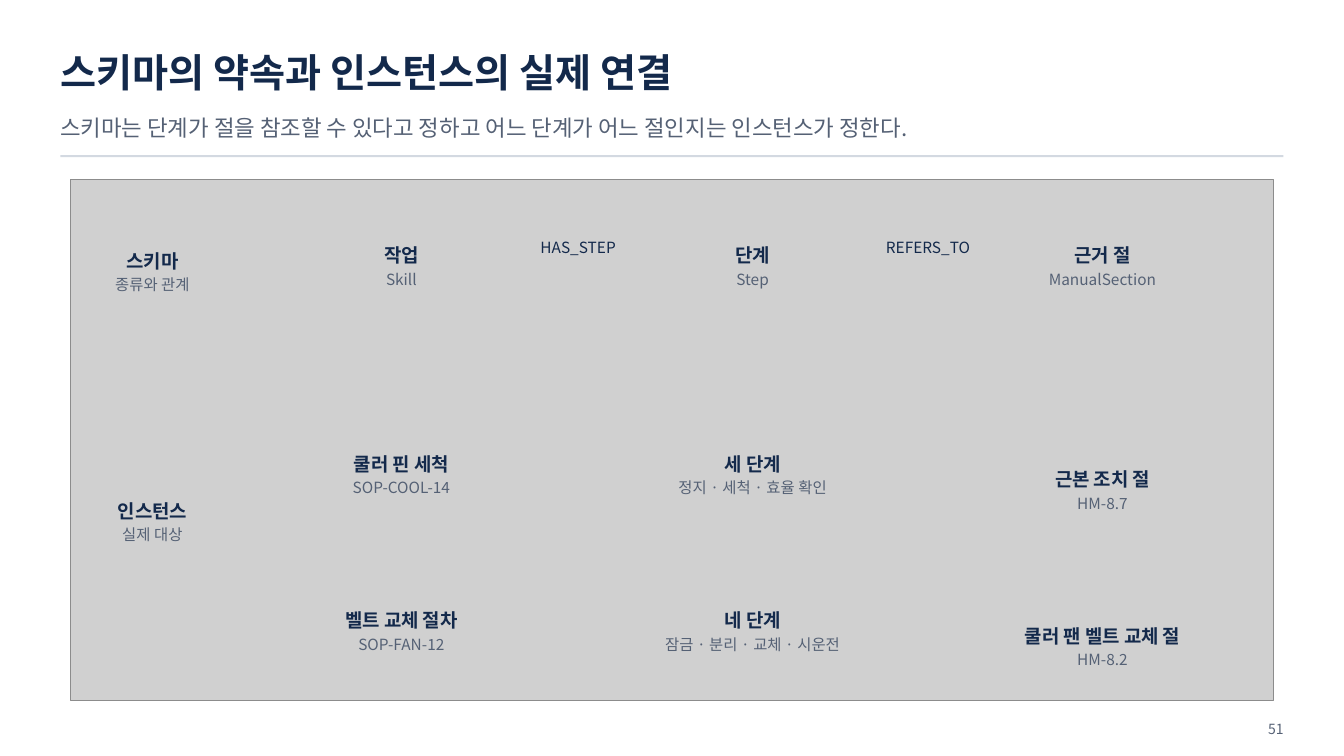
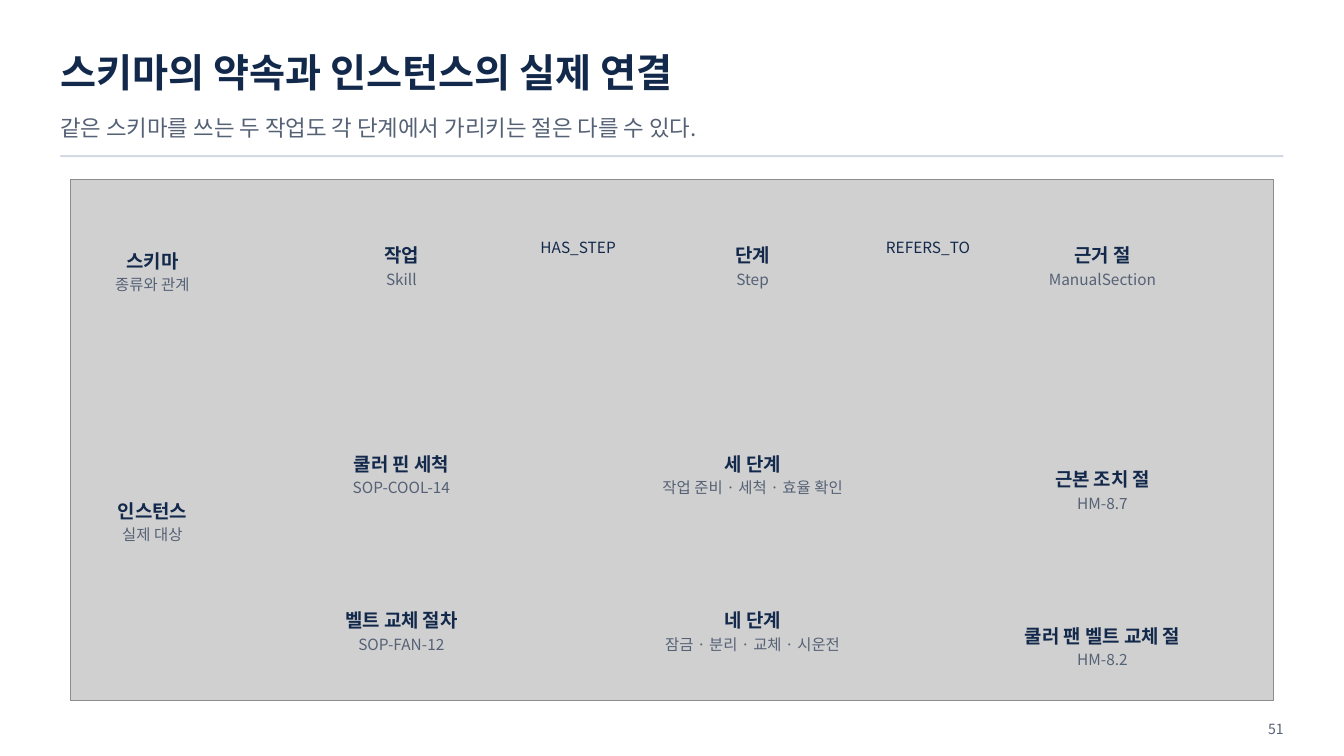
Before and after one commit to uengine-oss/hyd-iot-edu, a slide deck: slide 51 of workspace/강의제작/산출물/통합반/이론/04회차/통합반_04일차.pptx. Drawn at 1344x756 pixels with LibreOffice and Linux fonts; fonts in the diff are those of the drawing; grey boxes stand for pictures. Boxes give left, top, right and bottom in pixels: in the first picture for what was removed or moved away, otherwise in the second. Text is boxed around its words. In the diff, an @@ line names an element or a change of style, - is before the commit and + after.

Commit message:
통합반 4회차 47~55장 준비 순서·근거 절·작업 승인을 실제 렌더와 낭독으로 검증한다

```diff
--- a/workspace/강의제작/산출물/통합반/이론/04회차/통합반_04일차.pptx
+++ b/workspace/강의제작/산출물/통합반/이론/04회차/통합반_04일차.pptx
@@ text at (60, 117, 697, 138): text changed @@
-스키마는 단계가 절을 참조할 수 있다고 정하고 어느 단계가 어느 절인지는 인스턴스가 정한다.
+같은 스키마를 쓰는 두 작업도 각 단계에서 가리키는 절은 다를 수 있다.
@@ text at (662, 480, 842, 494): text changed @@
-정지 · 세척 · 효율 확인
+작업 준비 · 세척 · 효율 확인
```
Also in this commit, not shown: 8 other slides changed, 25 other files.
